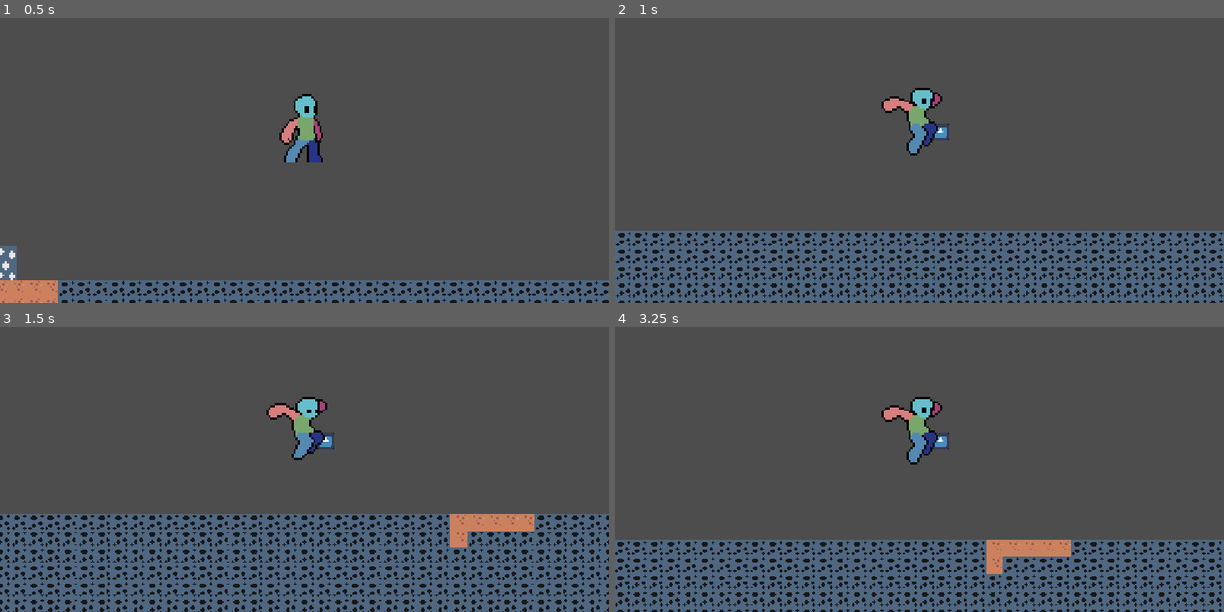
Above: before the commit, frames 1-4 (two rows, left to right).
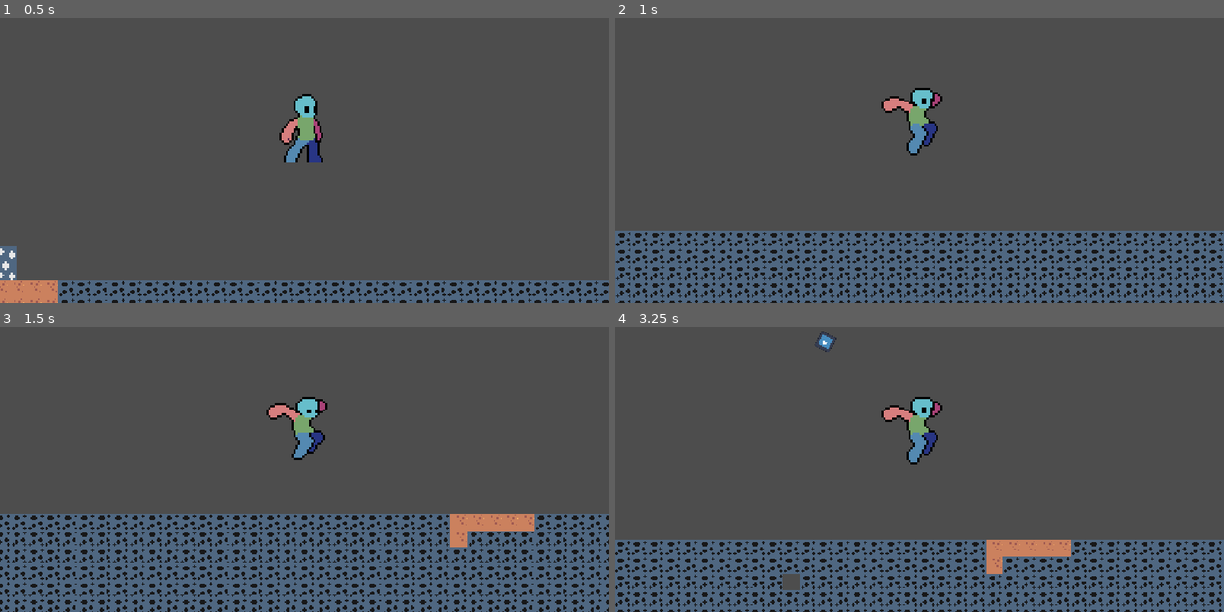
Above: after the commit, the same moments.

Repository: Slime-x/Treasure-Hunt
Game: Godot game, scene res://scenes/game.tscn
The game is run twice, just before and just after one commit, with the same random seed, the same clock (stepped at 60 frames per second) and the same inputs. The engine's default icon, where the game draws it, is replaced by a stand-in: a white triangle on a blue panel in a dark square.
Inputs (mouse positions are in pixels of both pictures, inside the frame that each line leads up to):
- Up to frame 1 (0.5 s): no input
- Up to frame 2 (1 s): tap Enter at 0.5 s; move the mouse to (1053, 114) at 0.52 s; hold D (right) from 0.53 s (still down); tap Alt at 0.6 s; click (1053, 114) at 0.67 s; tap Space (jump) at 0.77 s
- Up to frame 3 (1.5 s): keep holding D (right); move the mouse to (182, 458) at 1.27 s; tap Shift at 1.35 s; click (182, 458) at 1.42 s
- Up to frame 4 (3.25 s): tap Space (jump) at 1.52, 3.02 s; move the mouse to (980, 366) at 2.02 s; release D (right) at 2.03 s; hold A (left) 2.03-2.78 s; tap Alt at 2.1 s; click (980, 366) at 2.17 s; move the mouse to (889, 509) at 2.77 s; hold D (right) from 2.78 s (still down); tap Shift at 2.85 s; click (889, 509) at 2.92 s

Frame 1 is identical in both runs. In frame 2, less than 0.1% of the frame differs, in the area x 52-55%, y 37-43%; in frame 3, less than 0.1%; in frame 4, 0.3%, in the area x 27-55%, y 1-93%.

Commit message:
The block can be clicked now
I will use this to make the player be able to pick it up

Diff:
--- a/scenes/picked_up_block.gd
+++ b/scenes/picked_up_block.gd
@@ -6,10 +6,16 @@
 func _ready() -> void:
 	visible = true
 	freeze = false
-
+	global_position = Vector2(1000,0)
+	input_pickable = true
 # Called every frame. 'delta' is the elapsed time since the previous frame.
 func _process(delta: float) -> void:
-	print(visible)
+	#print(visible)
 	print(global_position)
 	if tilemaplayer.block_picked_up == true:
 		global_position = player.global_position + Vector2(20,0)
+
+func _input_event(viewport, event, shape_idx):
+	if event is InputEventMouseButton:
+		if event.button_index == MOUSE_BUTTON_LEFT and event.pressed:
+			print("I was clicked!")
--- a/scripts/tile_map_layer.gd
+++ b/scripts/tile_map_layer.gd
@@ -13,20 +13,12 @@
 func _input(event):
 	if event is InputEventMouseButton:
 		if event.button_index == MOUSE_BUTTON_LEFT and event.pressed and block_picked_up == false and block_added == false:
-			print("CLICK")
+			#print("CLICK")
 			tile = local_to_map(get_global_mouse_position())
 			source_id = get_cell_source_id(tile)
 			atlas_position = get_cell_atlas_coords(tile)
 			erase_cell(tile)
-			block_picked_up = true
-			amount_of_blocks += 1
-		if event.button_index == MOUSE_BUTTON_RIGHT and event.pressed and block_picked_up == true:
-			block_picked_up = false
-			block_added = false
-
-func _process(delta: float) -> void:
-	if block_picked_up == true and block_added == false:
-		var new_block = picked_up_block.instantiate()
-		add_child(new_block)
-		print(new_block)
-		block_added = true
+			if atlas_position != Vector2i(-1,-1):
+				var new_block = picked_up_block.instantiate()
+				add_child(new_block)
+#		if event.button_index == MOUSE_BUTTON_RIGHT and event.pressed and block_picked_up == true:
Not shown, added: scenes/PickedUpBlock.tscn1407856884.tmp
